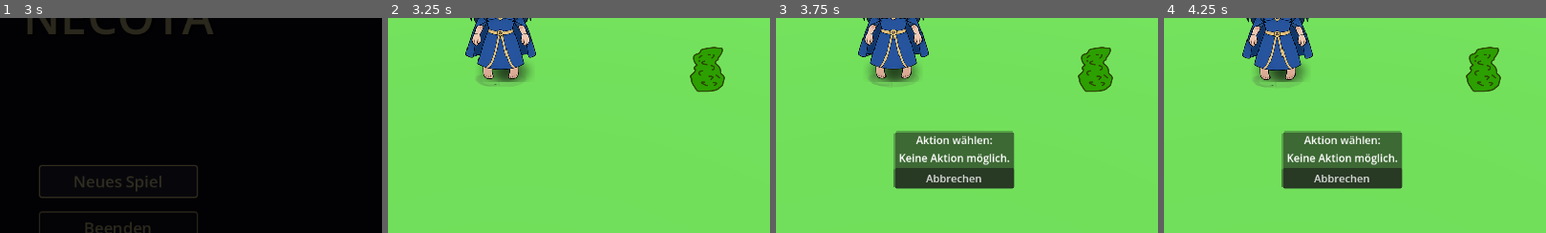
Above: before the commit, frames 1-4 (left to right).
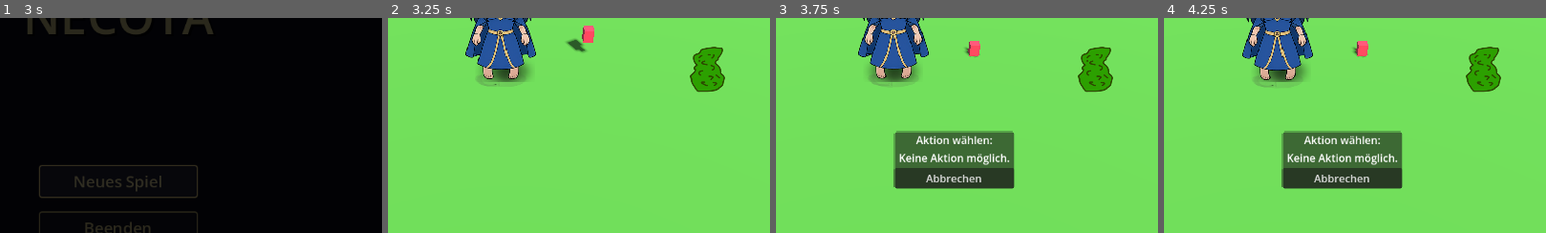
Above: after the commit, the same moments.

Repository: HapetseDev/NE-CallOfTheAbyss
Game: Godot game, scene res://UI/MainMenu/MainMenu.tscn
The game is run twice, just before and just after one commit, with the same random seed, the same clock (stepped at 60 frames per second) and the same inputs.
Inputs (mouse positions are % of the whole screen's width and height, from its top left):
- Up to frame 1 (3 s): tap Enter at 0.5 s; move the mouse to (72, 45) at 0.52 s; hold D (Right) 0.53-1.25 s; hold E (Interact) 0.53-1.25 s; click (72, 45) at 0.67 s; drag from (30, 55) to (45, 70) at 1.27 s; click "Neues Spiel" at 2 s; click "Neues Spiel" at 2.75 s
- Up to frame 2 (3.25 s): no input
- Up to frame 3 (3.75 s): move the mouse to (60, 28) at 3.52 s; hold D (Right) from 3.53 s (still down); hold E (Interact) from 3.53 s (still down)
- Up to frame 4 (4.25 s): keep holding D (Right); keep holding E (Interact)
The pictures show only the part of the screen within x 34-84%, y 24-74%; the shares and areas given below are measured in that part.

Frame 1 is identical in both runs. In frame 2, 0.4% of the frame differs, in the area x 46-54%, y 3-16%; in frame 3, 0.2%; in frame 4, 0.2%.

Commit message:
Add BasicItem world props, consumables, and drag-drop from inventory
RigidBody pickup/place with Item duplicate; heal potion example; drop onto
dark overlay spawns item in front of player with impulse.

Co-authored-by: Cursor <cursoragent@cursor.com>

Diff:
--- a/Charaktere/Playable.gd
+++ b/Charaktere/Playable.gd
@@ -175,7 +175,7 @@
 func has_item(item: Variant) -> bool:
 	if item is String:
 		for slot in inventory:
-			if slot == item:
+			if slot is String and slot == item:
 				return true
 			if slot is Dictionary and slot.get("item") is Item \
 					and (slot["item"] as Item).item_id == item:
@@ -188,6 +188,45 @@
 				return true
 		return false
 	return inventory.has(item)
+
+
+func consume_item(item: Item) -> bool:
+	if item == null or not item.verbrauchbar:
+		return false
+	if not remove_item(item, 1):
+		return false
+	item.apply_effects(self)
+	return true
+
+
+const _BASIC_ITEM_SCENE: PackedScene = preload("res://Charaktere/Props/Items/basic_item.tscn")
+
+
+func drop_item_to_world(item: Item) -> bool:
+	if item == null or not remove_item(item, 1):
+		return false
+	_spawn_world_item(item.duplicate_item())
+	return true
+
+
+func get_drop_spawn_position() -> Vector3:
+	var forward := Vector3(cardinal_direction.x, 0.0, cardinal_direction.z)
+	if forward.length_squared() < 0.01:
+		forward = Vector3(0, 0, 1)
+	forward = forward.normalized()
+	return global_position + forward * 1.1 + Vector3(0, 0.45, 0)
+
+
+func _spawn_world_item(item: Item) -> void:
+	var world := get_tree().current_scene
+	if world == null:
+		return
+	var inst := _BASIC_ITEM_SCENE.instantiate() as BasicItem
+	inst.item_data = item
+	world.add_child(inst)
+	inst.global_position = get_drop_spawn_position()
+	var toss := Vector3(cardinal_direction.x, 1.2, cardinal_direction.z).normalized() * 1.8
+	inst.apply_central_impulse(toss)
 
 
 # --- Ausrüstung ---
--- /dev/null
+++ b/Charaktere/Props/Items/basic_item.gd
@@ -0,0 +1,61 @@
+class_name BasicItem extends RigidBody3D
+
+## Welt-Instanz eines Items (Physik, Aufnehmen, Verwenden per E-Menü).
+@export var item_data: Item
+
+@onready var _sprite: Sprite3D = $Sprite3D
+@onready var _mesh: MeshInstance3D = $MeshInstance3D
+
+
+func _ready() -> void:
+	add_to_group("interactable")
+	mass = item_data.masse if item_data else 0.3
+	_apply_visual()
+
+
+func _apply_visual() -> void:
+	if item_data == null:
+		return
+	var tex: Texture2D = item_data.world_texture if item_data.world_texture else item_data.icon
+	if is_instance_valid(_sprite) and tex:
+		_sprite.texture = tex
+		_sprite.visible = true
+		if is_instance_valid(_mesh):
+			_mesh.visible = false
+	elif is_instance_valid(_mesh):
+		_mesh.visible = true
+		if is_instance_valid(_sprite):
+			_sprite.visible = false
+
+
+func get_actions(_player: Playable) -> Array[Dictionary]:
+	if item_data == null:
+		return []
+	var actions: Array[Dictionary] = [
+		{"label": "Aufnehmen", "action_id": "pickup"},
+	]
+	if item_data.verbrauchbar:
+		actions.append({"label": "Verwenden", "action_id": "consume"})
+	return actions
+
+
+func perform_action(action_id: String, player: Playable) -> void:
+	match action_id:
+		"pickup":
+			_pickup(player)
+		"consume":
+			_consume_in_world(player)
+
+
+func _pickup(player: Playable) -> void:
+	if item_data == null:
+		return
+	player.add_item(item_data.duplicate_item())
+	queue_free()
+
+
+func _consume_in_world(player: Playable) -> void:
+	if item_data == null or not item_data.verbrauchbar:
+		return
+	item_data.apply_effects(player)
+	queue_free()
--- /dev/null
+++ b/Charaktere/Props/Items/basic_item.tscn
@@ -0,0 +1,40 @@
+[gd_scene load_steps=6 format=3 uid="uid://sjsfxw4c6k4a"]
+
+[ext_resource type="Script" path="res://Charaktere/Props/Items/basic_item.gd" id="1_basic"]
+[ext_resource type="Resource" path="res://Ressources/Items/heiltrank.tres" id="2_item"]
+
+[sub_resource type="BoxShape3D" id="BoxShape3D_col"]
+size = Vector3(0.28, 0.28, 0.28)
+
+[sub_resource type="BoxMesh" id="BoxMesh_vis"]
+size = Vector3(0.22, 0.3, 0.22)
+
+[sub_resource type="StandardMaterial3D" id="StandardMaterial3D_vis"]
+albedo_color = Color(0.85, 0.22, 0.28, 1)
+metallic = 0.1
+roughness = 0.45
+
+[node name="BasicItem" type="RigidBody3D"]
+collision_layer = 16
+collision_mask = 17
+axis_lock_angular_x = true
+axis_lock_angular_z = true
+mass = 0.25
+script = ExtResource("1_basic")
+item_data = ExtResource("2_item")
+
+[node name="CollisionShape3D" type="CollisionShape3D" parent="."]
+transform = Transform3D(1, 0, 0, 0, 1, 0, 0, 0, 1, 0, 0.15, 0)
+shape = SubResource("BoxShape3D_col")
+
+[node name="Sprite3D" type="Sprite3D" parent="."]
+visible = false
+billboard = 1
+texture_filter = 0
+pixel_size = 0.01
+position = Vector3(0, 0.2, 0)
+
+[node name="MeshInstance3D" type="MeshInstance3D" parent="."]
+transform = Transform3D(1, 0, 0, 0, 1, 0, 0, 0, 1, 0, 0.15, 0)
+mesh = SubResource("BoxMesh_vis")
+surface_material_override/0 = SubResource("StandardMaterial3D_vis")
--- a/Maps/Level1Ep1.tscn
+++ b/Maps/Level1Ep1.tscn
@@ -3,6 +3,7 @@
 [ext_resource type="PackedScene" uid="uid://bycnxispuqyfy" path="res://Charaktere/SPC/Shalka/shalka.tscn" id="1_kjij2"]
 [ext_resource type="PackedScene" uid="uid://cievfbu1ewn2o" path="res://Charaktere/Props/Fauna/Plant.tscn" id="4_iaeds"]
 [ext_resource type="PackedScene" uid="uid://cnpctest0001a" path="res://Charaktere/NPC/TestNPC.tscn" id="5_testnpc"]
+[ext_resource type="PackedScene" uid="uid://sjsfxw4c6k4a" path="res://Charaktere/Props/Items/basic_item.tscn" id="6_basicitem"]
 
 [sub_resource type="ProceduralSkyMaterial" id="ProceduralSkyMaterial_sky"]
 sky_top_color = Color(0.4, 0.6, 0.9, 1)
@@ -28,10 +29,6 @@
 
 [sub_resource type="BoxShape3D" id="BoxShape3D_ground"]
 size = Vector3(20, 0.1, 20)
-
-[sub_resource type="PhysicsMaterial" id="PhysicsMaterial_qsoin"]
-
-[sub_resource type="BoxShape3D" id="BoxShape3D_u01oq"]
 
 [node name="Level1Ep1" type="Node3D" unique_id=1863077889]
 
@@ -60,7 +57,7 @@
 collision_layer = 3
 collision_mask = 1
 
-[node name="TestNPC" parent="." instance=ExtResource("5_testnpc")]
+[node name="TestNPC" parent="." unique_id=393529490 instance=ExtResource("5_testnpc")]
 transform = Transform3D(1, 0, 0, 0, 1, 0, 0, 0, 1, -2, 0, 0)
 
 [node name="Plant" parent="." unique_id=2114659948 instance=ExtResource("4_iaeds")]
@@ -72,10 +69,5 @@
 [node name="Plant3" parent="." unique_id=2109516733 instance=ExtResource("4_iaeds")]
 transform = Transform3D(1, 0, 0, 0, 1, 0, 0, 0, 1, 6.8144226, 0.4563117, 2.34)
 
-[node name="StaticBody3D" type="StaticBody3D" parent="." unique_id=2083345693]
-transform = Transform3D(1, 0, 0, 0, 1, 0, 0, 0, 1, 0, 1.871685, 0)
-physics_material_override = SubResource("PhysicsMaterial_qsoin")
-
-[node name="CollisionShape3D" type="CollisionShape3D" parent="StaticBody3D" unique_id=1006428843]
-transform = Transform3D(1, 0, 0, 0, 1, 0, 0, 0, 1, 0, -0.9881799, 0)
-shape = SubResource("BoxShape3D_u01oq")
+[node name="Heiltrank" parent="." instance=ExtResource("6_basicitem")]
+transform = Transform3D(1, 0, 0, 0, 1, 0, 0, 0, 1, 4.5, 0.5, 1.2)
--- /dev/null
+++ b/Ressources/Items/heiltrank.tres
@@ -0,0 +1,13 @@
+[gd_resource type="Resource" load_steps=2 format=3]
+
+[ext_resource type="Script" path="res://Ressources/Items/item.gd" id="1_item"]
+
+[resource]
+script = ExtResource("1_item")
+item_id = "heiltrank"
+item_name = "Heiltrank"
+beschreibung = "Stellt etwas Lebensenergie wieder her."
+max_stapel = 5
+masse = 0.25
+verbrauchbar = true
+heal_amount = 25
--- a/Ressources/Items/item.gd
+++ b/Ressources/Items/item.gd
@@ -4,6 +4,22 @@
 @export var item_name: String = ""
 @export_multiline var beschreibung: String = ""
 @export var icon: Texture2D
+@export var world_texture: Texture2D
 @export var max_stapel: int = 99
+@export var masse: float = 0.3
 ## Leer = nicht ausrüstbar. Sonst Slot-Key wie in Playable.equipment (z. B. "waffe").
 @export var ausrüstungs_slot: String = ""
+@export var verbrauchbar: bool = false
+@export var heal_amount: int = 0
+@export var mana_amount: int = 0
+
+
+func apply_effects(target: Playable) -> void:
+	if heal_amount > 0:
+		target.heal(heal_amount)
+	if mana_amount > 0:
+		target.restore_mana(mana_amount)
+
+
+func duplicate_item() -> Item:
+	return duplicate(true) as Item
--- a/UI/Inventory/InventoryUI.gd
+++ b/UI/Inventory/InventoryUI.gd
@@ -20,6 +20,8 @@
 
 func _build_ui() -> void:
 	var overlay := ColorRect.new()
+	overlay.set_script(load("res://UI/Inventory/inventory_drop_zone.gd"))
+	overlay.set("inventory_ui", self)
 	overlay.set_anchors_and_offsets_preset(Control.PRESET_FULL_RECT)
 	overlay.color = Color(0, 0, 0, 0.65)
 	overlay.mouse_filter = Control.MOUSE_FILTER_STOP
@@ -117,11 +119,23 @@
 
 	for i in INV_COLS * INV_ROWS:
 		var btn := Button.new()
+		btn.set_script(load("res://UI/Inventory/inventory_slot_button.gd"))
+		btn.set("slot_index", i)
+		btn.set("inventory_ui", self)
 		btn.custom_minimum_size = SLOT_SIZE
 		btn.clip_text = true
 		btn.pressed.connect(_on_inv_slot_pressed.bind(i))
 		inv_grid.add_child(btn)
 		_inv_slots.append(btn)
+
+
+func drop_item_from_slot(index: int) -> void:
+	if playable == null or index < 0 or index >= playable.inventory.size():
+		return
+	var slot = playable.inventory[index]
+	if not (slot is Dictionary and slot.get("item") is Item):
+		return
+	playable.drop_item_to_world(slot["item"] as Item)
 
 
 func _on_close_pressed() -> void:
@@ -142,7 +156,13 @@
 				var item: Item = slot["item"]
 				btn.text = "%s\nx%d" % [item.item_name, slot["count"]] if item.max_stapel > 1 else item.item_name
 				btn.icon = item.icon
-				btn.tooltip_text = item.beschreibung
+				var hint := item.beschreibung
+				hint += "\n(Ziehen auf dunklen Bereich: Ablegen)"
+				if item.verbrauchbar:
+					hint += "\n(Klicken: Verwenden)"
+				elif not item.ausrüstungs_slot.is_empty():
+					hint += "\n(Klicken: Ausrüsten)"
+				btn.tooltip_text = hint
 			else:
 				btn.text = str(slot)
 				btn.icon = null
@@ -176,6 +196,9 @@
 	if not (slot is Dictionary and slot.get("item") is Item):
 		return
 	var item: Item = slot["item"]
+	if item.verbrauchbar:
+		playable.consume_item(item)
+		return
 	if item.ausrüstungs_slot.is_empty():
 		return
 	playable.remove_item(item)
--- /dev/null
+++ b/UI/Inventory/inventory_drop_zone.gd
@@ -0,0 +1,12 @@
+extends ColorRect
+
+var inventory_ui: InventoryUI
+
+
+func _can_drop_data(_at_position: Vector2, data: Variant) -> bool:
+	return data is Dictionary and data.get("type") == "inventory_item"
+
+
+func _drop_data(_at_position: Vector2, data: Variant) -> void:
+	if inventory_ui:
+		inventory_ui.drop_item_from_slot(data["index"])
--- /dev/null
+++ b/UI/Inventory/inventory_slot_button.gd
@@ -0,0 +1,21 @@
+extends Button
+
+var slot_index: int = -1
+var inventory_ui: InventoryUI
+
+
+func _get_drag_data(_at_position: Vector2) -> Variant:
+	if inventory_ui == null or inventory_ui.playable == null:
+		return null
+	if slot_index < 0 or slot_index >= inventory_ui.playable.inventory.size():
+		return null
+	var slot = inventory_ui.playable.inventory[slot_index]
+	if not (slot is Dictionary and slot.get("item") is Item):
+		return null
+	var item: Item = slot["item"]
+	var preview := Label.new()
+	preview.text = item.item_name
+	if slot["count"] > 1:
+		preview.text += " x%d" % slot["count"]
+	set_drag_preview(preview)
+	return {"type": "inventory_item", "index": slot_index}
Not shown, added: Charaktere/Props/Items/basic_item.gd.uid
Not shown, added: UI/Inventory/inventory_drop_zone.gd.uid
Not shown, added: UI/Inventory/inventory_slot_button.gd.uid
